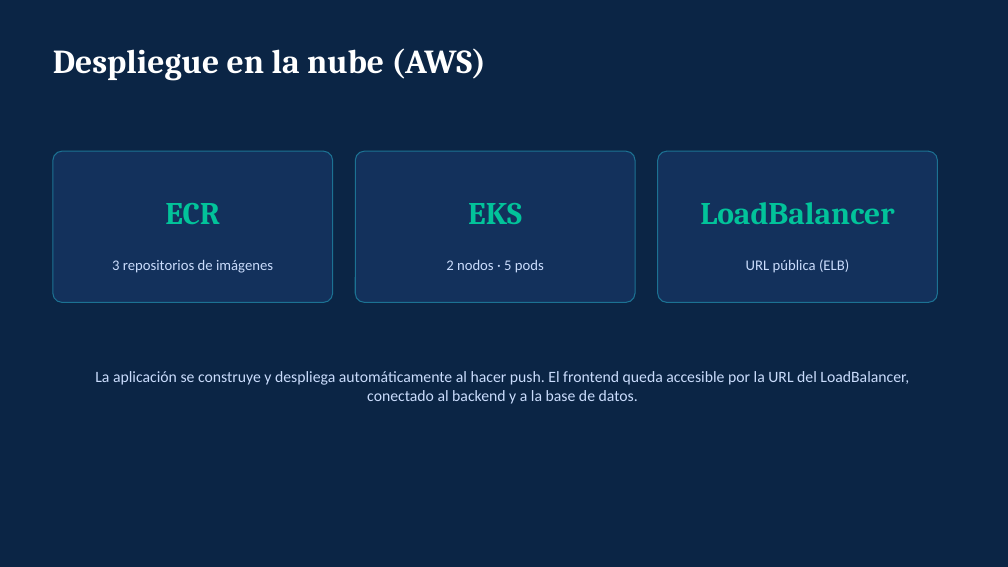
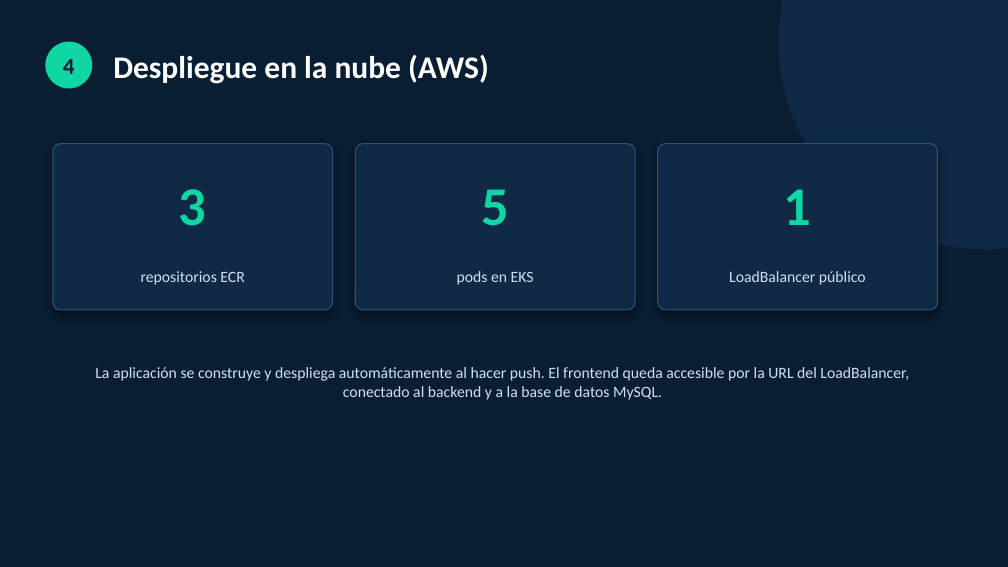
Before and after one commit to Marco-Parra25/Examen-DevOps-Profesor-Mario, a slide deck: slide 6 of docs/Presentacion_ISY1101_TiendaPerritos.pptx. Drawn at 1008x567 pixels with LibreOffice and Linux fonts; fonts in the diff are those of the drawing. Boxes give left, top, right and bottom in pixels: in the first picture for what was removed or moved away, otherwise in the second. Text is boxed around its words. In the diff, an @@ line names an element or a change of style, - is before the commit and + after.

```diff
--- a/docs/Presentacion_ISY1101_TiendaPerritos.pptx
+++ b/docs/Presentacion_ISY1101_TiendaPerritos.pptx
@@ background #0B2545 to #0A1E33 @@
@@ ellipse added at [779,0,1008,250], fill #102A46 @@
@@ rounded rectangle: place and size @@
-rounded rectangle at [53,151,333,302]
+rounded rectangle at [45,42,92,88]
@@ rounded rectangle at [45,42,92,88]: fill #13315C to #10D6A3; outline #1C7293 1 pt to none; proportions changed @@
@@ text added at [63,59,75,74], 22 pt, text #0A1E33, bold @@
+4
@@ text "Despliegue en la nube (AWS)": place and size @@
-text "Despliegue en la nube (AWS)" at [53,48,486,81]
+text "Despliegue en la nube (AWS)" at [113,55,489,84]
@@ text "Despliegue en la nube (AWS)" at [113,55,489,84]: size 32 to 30 pt, font Cambria to Calibri @@
@@ rounded rectangle at [53,144,333,310]: fill #13315C to #102A46; outline #1C7293 1 pt to #2A5578 1 pt; shadow on; proportions changed @@
@@ rounded rectangle: place and size @@
-rounded rectangle at [355,151,635,302]
+rounded rectangle at [53,144,333,310]
@@ rounded rectangle added at [355,144,635,310], fill #102A46, outline #2A5578 1 pt @@
@@ rounded rectangle: place and size @@
-rounded rectangle at [658,151,938,302]
+rounded rectangle at [658,144,938,310]
@@ rounded rectangle at [658,144,938,310]: fill #13315C to #102A46; outline #1C7293 1 pt to #2A5578 1 pt; shadow on; proportions changed @@
@@ text at [179,189,207,226]: text changed; size 14 to 52 pt; text colour #CADCFC to #10D6A3; bold on @@
-3 repositorios de imágenes
+3
@@ text at [481,189,509,226]: text changed; size 14 to 52 pt; text colour #CADCFC to #10D6A3; bold on @@
-2 nodos · 5 pods
+5
@@ text added at [784,189,812,225], 52 pt, text #10D6A3, bold @@
+1
@@ text removed at [746,259,849,273] @@
-URL pública (ELB)
@@ text at [141,271,244,285]: text changed; size 30 to 15 pt; font Cambria to Calibri; text colour #02C39A to #CFE0F2; bold off @@
-ECR
+repositorios ECR
@@ text at [457,271,534,285]: text changed; size 30 to 15 pt; font Cambria to Calibri; text colour #02C39A to #CFE0F2; bold off @@
-EKS
+pods en EKS
@@ text at [729,271,866,285]: text changed; size 30 to 15 pt; font Cambria to Calibri; text colour #02C39A to #CFE0F2; bold off @@
-LoadBalancer
+LoadBalancer público
@@ text at [95,367,909,400]: text changed; text colour #CADCFC to #CFE0F2 @@
-La aplicación se construye y despliega automáticamente al hacer push. El frontend queda accesible por la URL del LoadBalancer, conectado al backend y a la base de datos.
+La aplicación se construye y despliega automáticamente al hacer push. El frontend queda accesible por la URL del LoadBalancer, conectado al backend y a la base de datos MySQL.
```
Also in this commit, not shown: 9 other slides changed.
